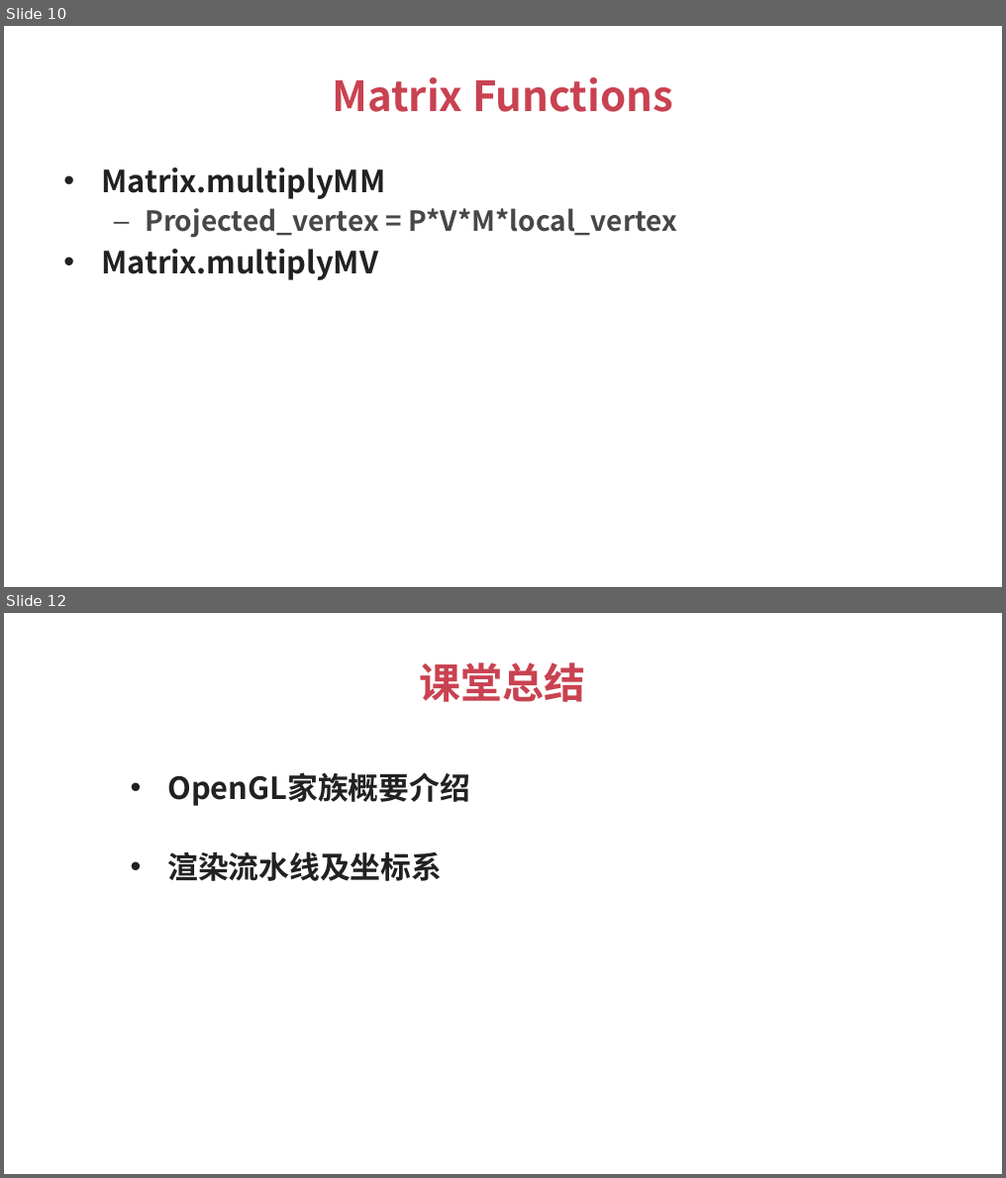
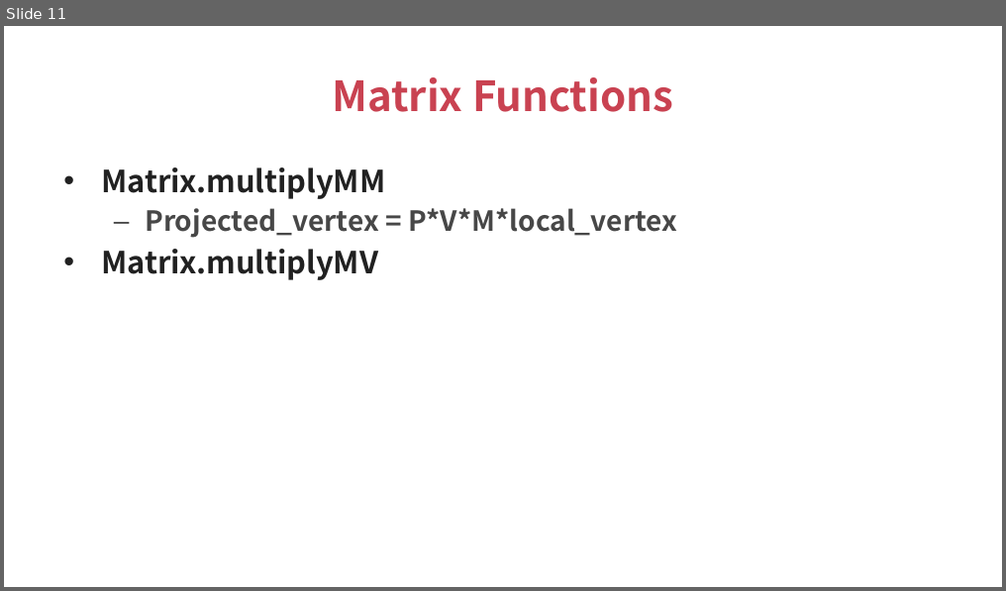
Before and after one commit to talentzxf/LearningAndroid, a slide deck: PPT/OpenGLTutorial_2.pptx. Shown one above the other, each under a label of ours: slides 10 and 12 before the commit, slide 11 after it; the slides between them are not shown. The pictures are 1006x1178 and 1006x591 pixels, drawn with LibreOffice and Linux fonts; fonts in the diff are those of the drawing. Boxes give left, top, right and bottom in pixels: in the first picture for what was removed or moved away, otherwise in the second. Text is boxed around its words. In the diff, an @@ line names an element or a change of style, - is before the commit and + after.

```diff
--- a/PPT/OpenGLTutorial_2.pptx
+++ b/PPT/OpenGLTutorial_2.pptx
@@ slide 12 removed at [4,613,1002,1174], background #FFFFFF @@
@@ title removed at [420,663,586,702] @@
-课堂总结
@@ text removed at [167,772,469,881] @@
-• OpenGL家族概要介绍
-• 渲染流水线及坐标系
@@ what was slide 10 is now slide 11 @@
```
Also in this commit, not shown: 2 slides changed, 8 slides added, 1 other slide removed, 2 other files.
